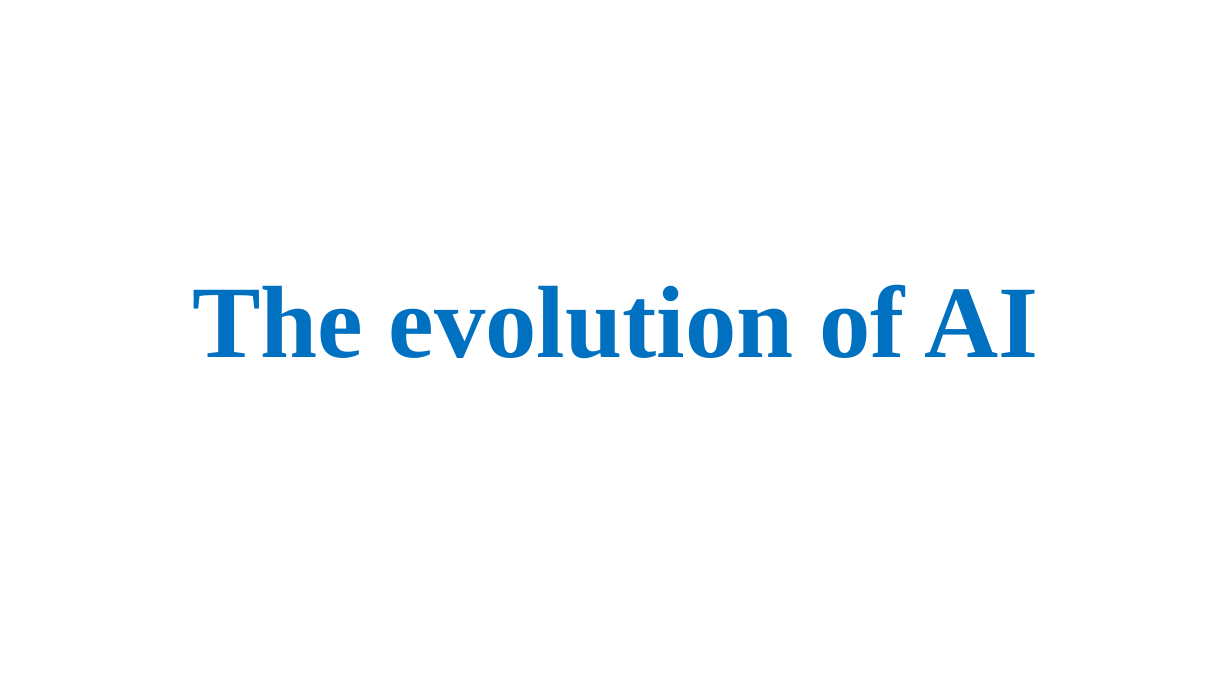
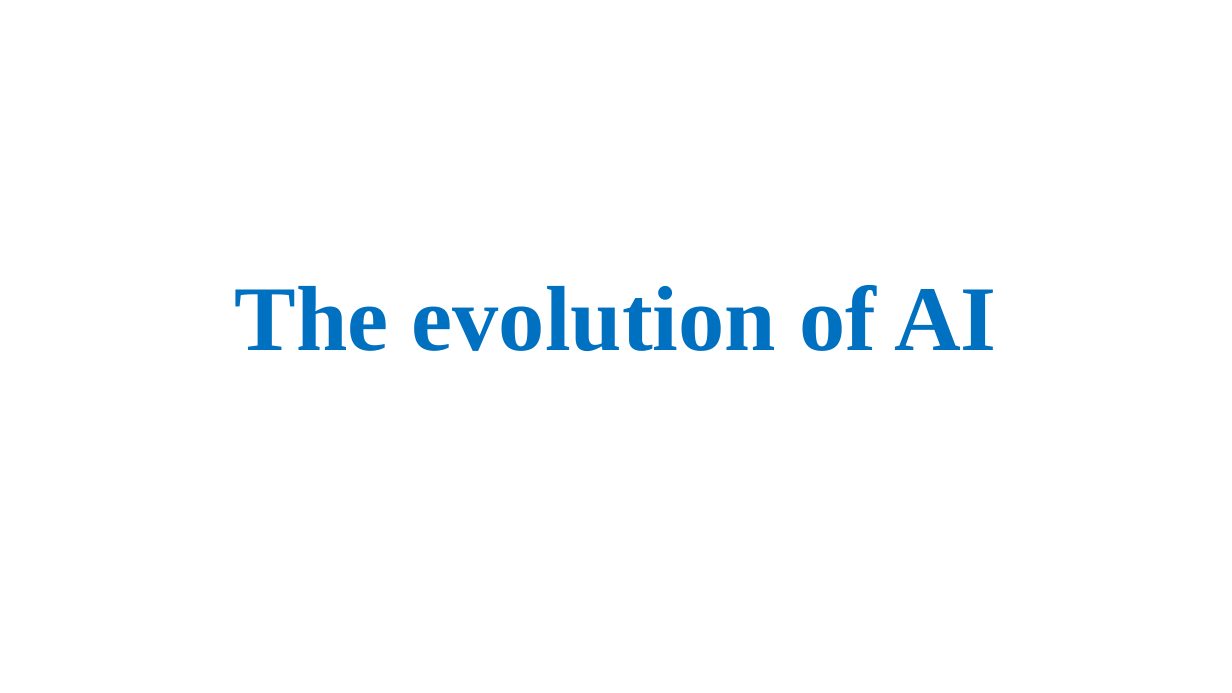
Before and after one commit to KeroDeep/Education, a slide deck: slide 1 of Novosibirsk_State_University/Английский язык/7 семестр/Homework/Digital technologies.pptx. Drawn at 1232x693 pixels with LibreOffice and Linux fonts; fonts in the diff are those of the drawing. Boxes give left, top, right and bottom in pixels: in the first picture for what was removed or moved away, otherwise in the second. Text is boxed around its words. In the diff, an @@ line names an element or a change of style, - is before the commit and + after.

```diff
--- a/Novosibirsk_State_University/Английский язык/7 семестр/Homework/Digital technologies.pptx
+++ b/Novosibirsk_State_University/Английский язык/7 семестр/Homework/Digital technologies.pptx
@@ title "The evolution of AI" at (235, 285, 997, 351): size 80 to 72 pt; vertical alignment bottom to middle @@
```
Also in this commit, not shown: 2 other files.
